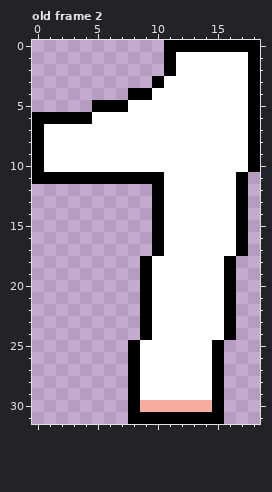
Two versions of one pixel-art file, assets_src/pos_indicator.aseprite. Above: the version before the commit.
19x32 pixels, 11 frames. Shown: old frame 2. The commit also changed other frames, which this record leaves out.
After the commit:
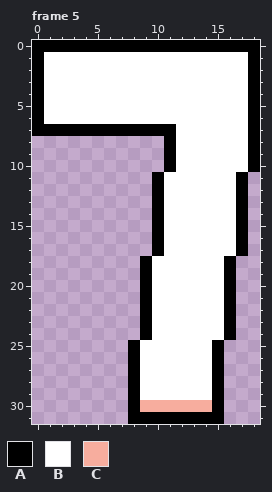
Palette (. is transparent): A #000000  B #ffffff  C #f7ad9e
A new or re-ordered frame is compared with the old frame closest to it.
From the commit log: finish position indicator sprites
The exact change:
frames re-ordered
Changed rows in their new state; - is an unchanged pixel.
Frame 5 against old frame 2:
first column x 0:
 0 AAAAAAAAAAA-
 1 ABBBBBBBBBBB
 2 ABBBBBBBBBBB
 3 ABBBBBBBBBB-
 4 ABBBBBBBBB--
 5 ABBBBBBB----
 6 -BBBB-------
 7 -AAAAAAAAAAA
 8 ...........A
 9 ...........A
10 ...........A
11 ..........--
Pixel boxes of the changes (left, top, right, bottom) in both pictures:
changed: (32, 40, 176, 184)
